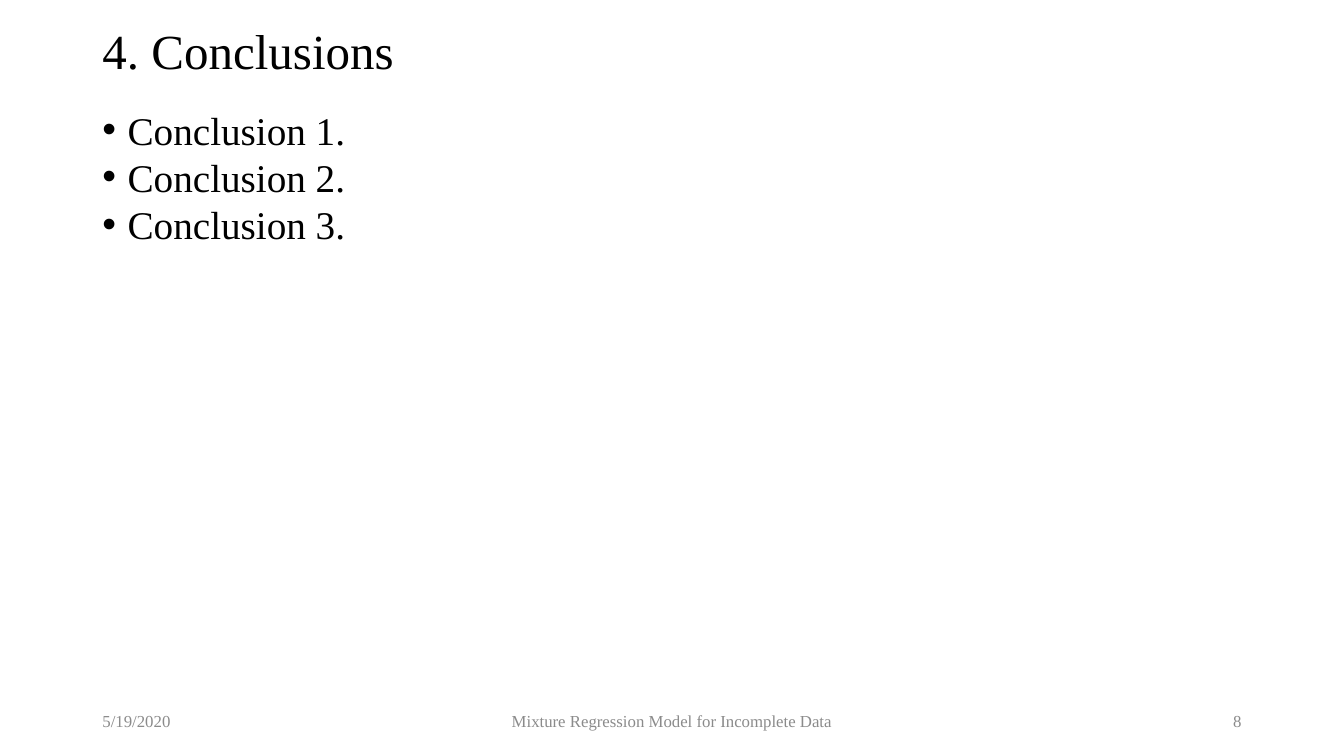
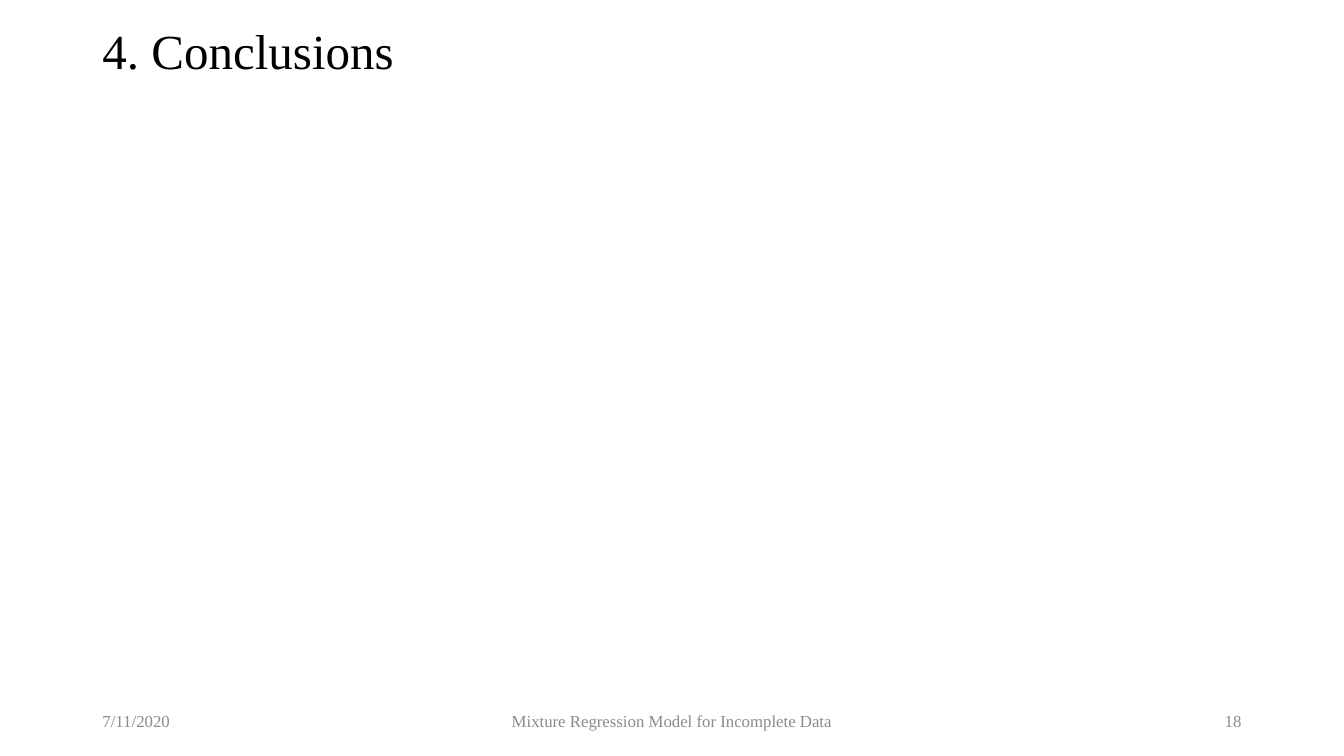
Before and after one commit to locnguyenacademic/sim, a slide deck: slide 18 of 2_design/MixtureRegressionModel/MixtureRegressionModel-RSC.pptx (slide 8 before the commit). Drawn at 1344x756 pixels with LibreOffice and Linux fonts; fonts in the diff are those of the drawing; grey boxes stand for pictures. Boxes give left, top, right and bottom in pixels: in the first picture for what was removed or moved away, otherwise in the second. Text is boxed around its words. In the diff, an @@ line names an element or a change of style, - is before the commit and + after.

```diff
--- a/2_design/MixtureRegressionModel/MixtureRegressionModel-RSC.pptx
+++ b/2_design/MixtureRegressionModel/MixtureRegressionModel-RSC.pptx
@@ text removed at (x1=128, y1=117, x2=345, y2=240) @@
-• Conclusion 1.
-• Conclusion 2.
-• Conclusion 3.
@@ text at (x1=102, y1=716, x2=169, y2=727): text changed @@
-5/19/2020
+7/11/2020
@@ page number at (x1=1225, y1=716, x2=1242, y2=727): text changed @@
-8
+18
```
Also in this commit, not shown: 9 other slides changed, 11 slides added.
